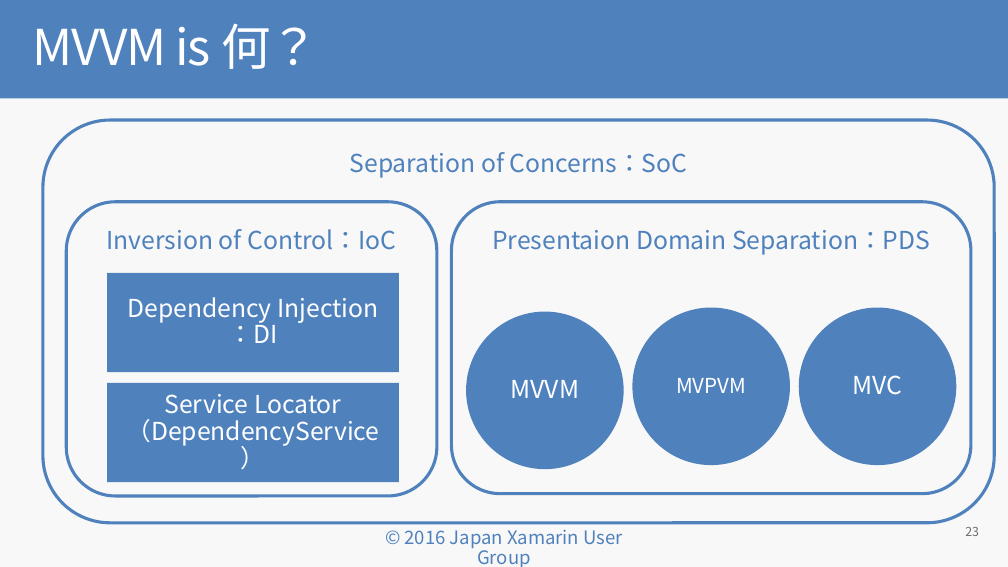
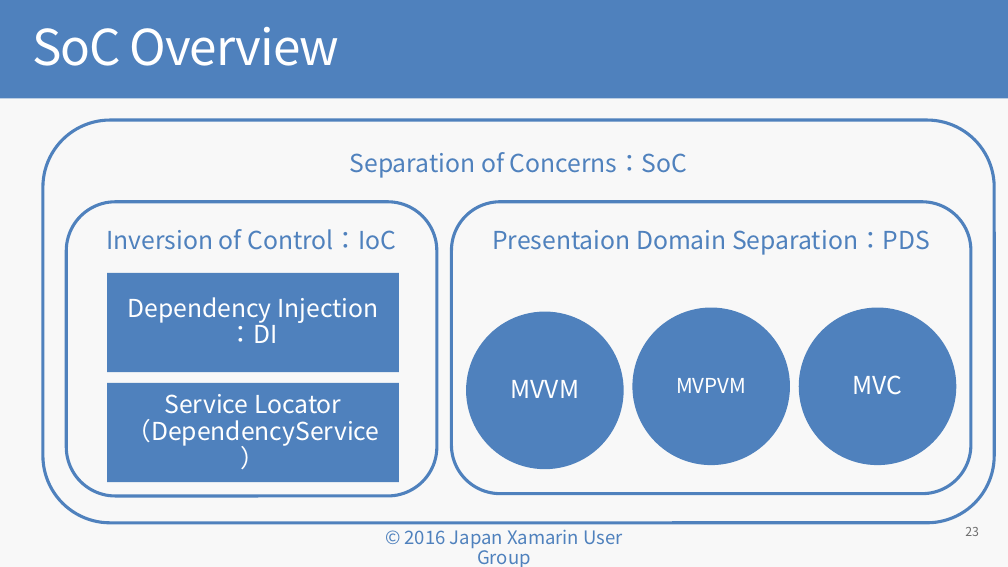
Before and after one commit to jxug/PrismAndMoqHansOn, a slide deck: slide 23 of docs/Why Prism for Xamarin.Forms.pptx. Drawn at 1008x567 pixels with LibreOffice and Linux fonts; fonts in the diff are those of the drawing; background and template pictures are left out. Boxes give left, top, right and bottom in pixels: in the first picture for what was removed or moved away, otherwise in the second. Text is boxed around its words. In the diff, an @@ line names an element or a change of style, - is before the commit and + after.

```diff
--- a/docs/Why Prism for Xamarin.Forms.pptx
+++ b/docs/Why Prism for Xamarin.Forms.pptx
@@ title at [32, 27, 339, 66]: text changed @@
-MVVM is 何？
+SoC Overview
```
Also in this commit, not shown: 2 other files.
